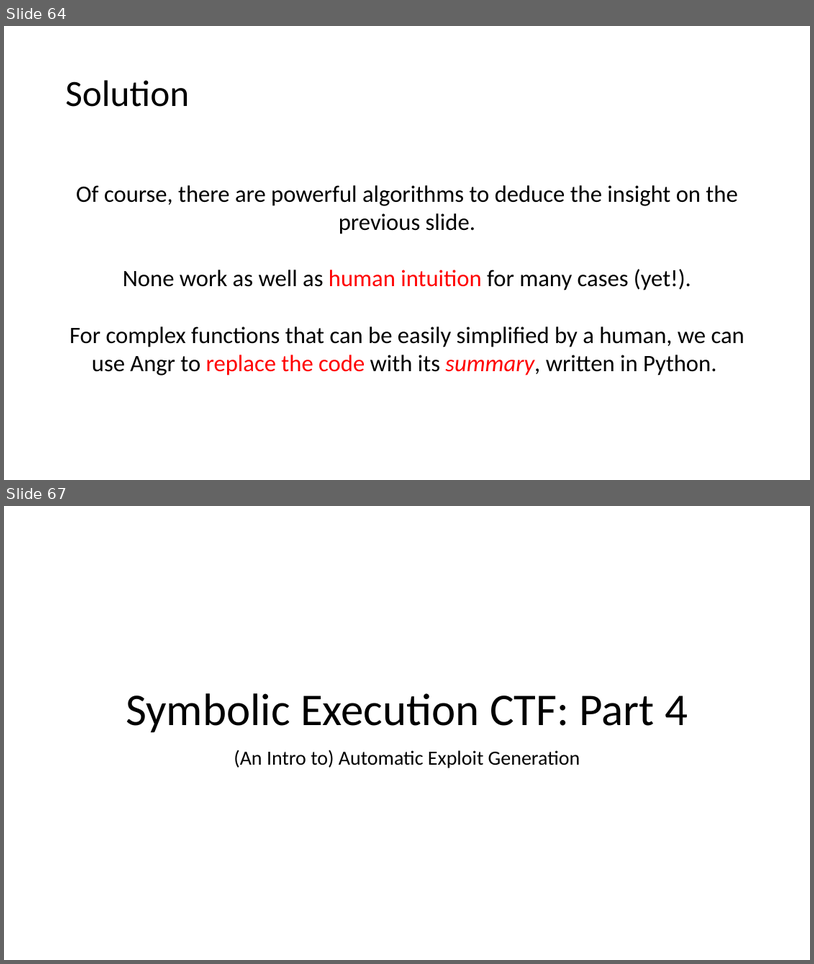
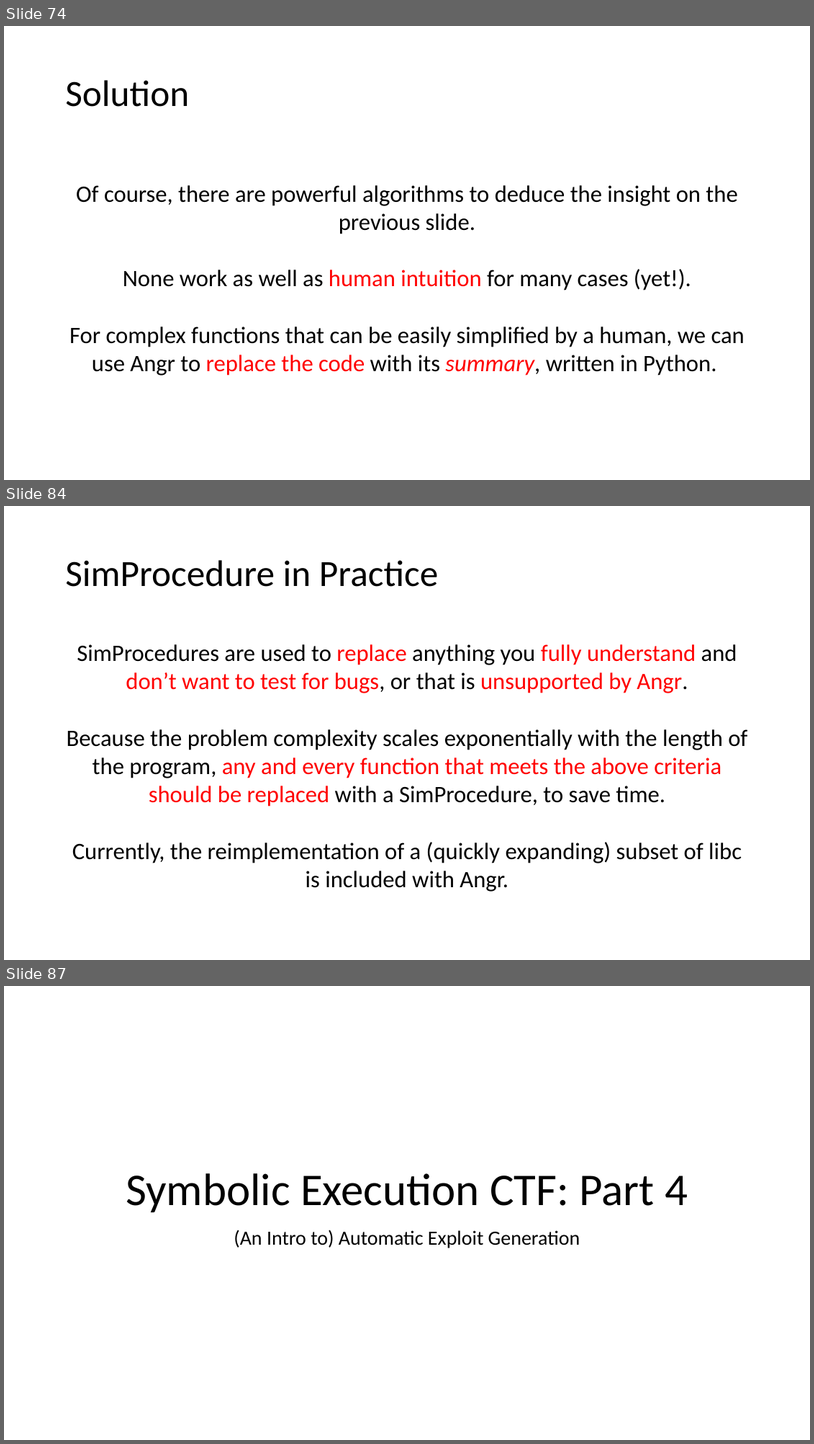
Before and after one commit to jakespringer/angr_ctf, a slide deck: SymbolicExecution.pptx. Shown one above the other, each under a label of ours: slides 64 and 67 before the commit, slides 74, 84 and 87 after it; the slides between them are not shown. The pictures are 814x964 and 814x1444 pixels, drawn with LibreOffice and Linux fonts; fonts in the diff are those of the drawing. Boxes give left, top, right and bottom in pixels: in the first picture for what was removed or moved away, otherwise in the second. Text is boxed around its words. In the diff, an @@ line names an element or a change of style, - is before the commit and + after.

```diff
--- a/SymbolicExecution.pptx
+++ b/SymbolicExecution.pptx
@@ slide 84 added at <box>4,506,810,960</box>, background #FFFFFF @@
@@ title added at <box>65,560,438,587</box>, 44 pt, text #000000 @@
+SimProcedure in Practice
@@ text added at <box>67,644,748,891</box>, 28 pt, text #000000 @@
+SimProcedures are used to replace anything you fully understand and don’t want to test for bugs, or that is unsupported by Angr.
+Because the problem complexity scales exponentially with the length of the program, any and every function that meets the above criteria should be replaced with a SimProcedure, to save time.
+Currently, the reimplementation of a (quickly expanding) subset of libc is included with Angr.
@@ what was slide 64 is now slide 74 @@
@@ what was slide 67 is now slide 87 @@
```
Also in this commit, not shown: 1 slide changed, 20 other slides added, 1 slide removed.
